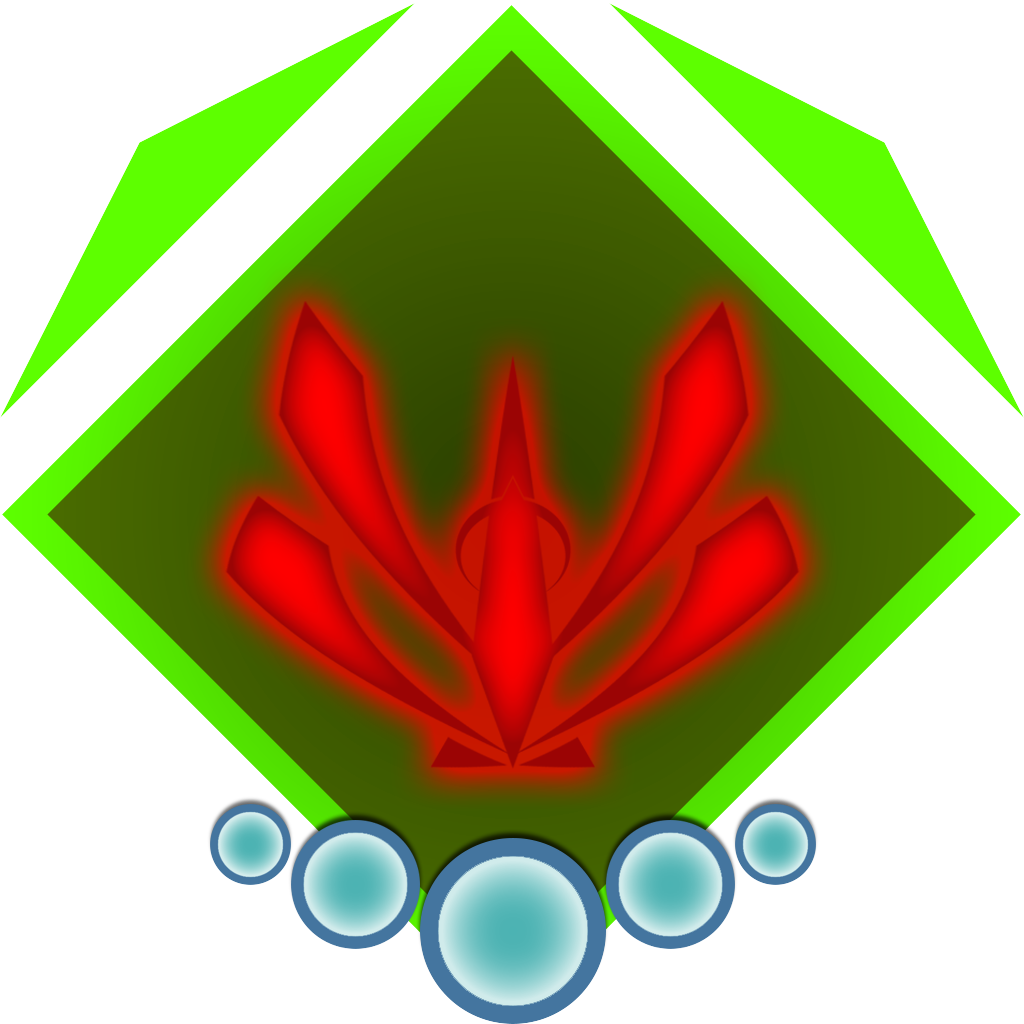
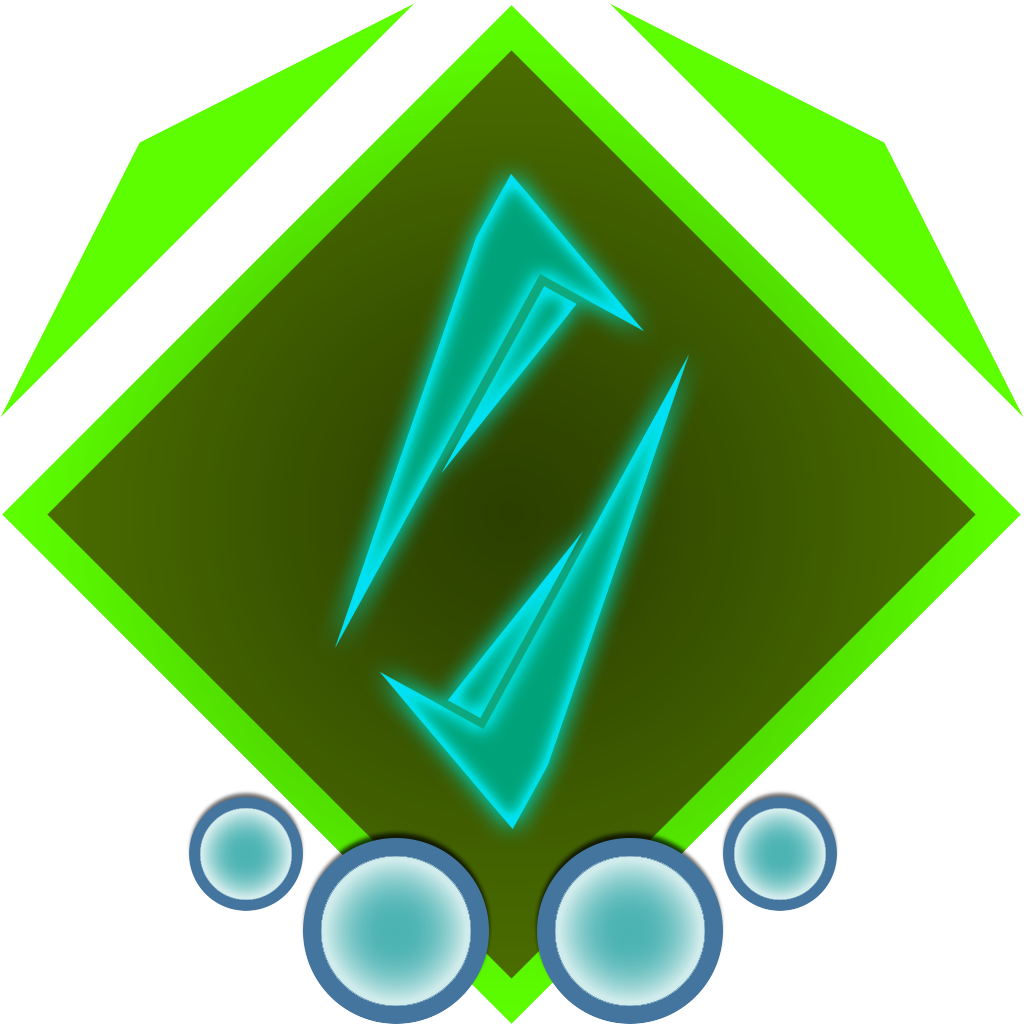
The second 1024px x 1024px image is a revision of the first. Changes to its layers:
showed "4 copy" over [187, 788, 839, 1024]
hid "5 copy" over [206, 795, 820, 1024]
renamed "Layer 1" to "Beamcasting", moved it into group "Castellan" over [225, 301, 800, 769]
showed group "Aleian" (5 layers) over [193, 156, 836, 850]
added layer "Aquamarine" in group "Aleian" over [314, 156, 710, 850]